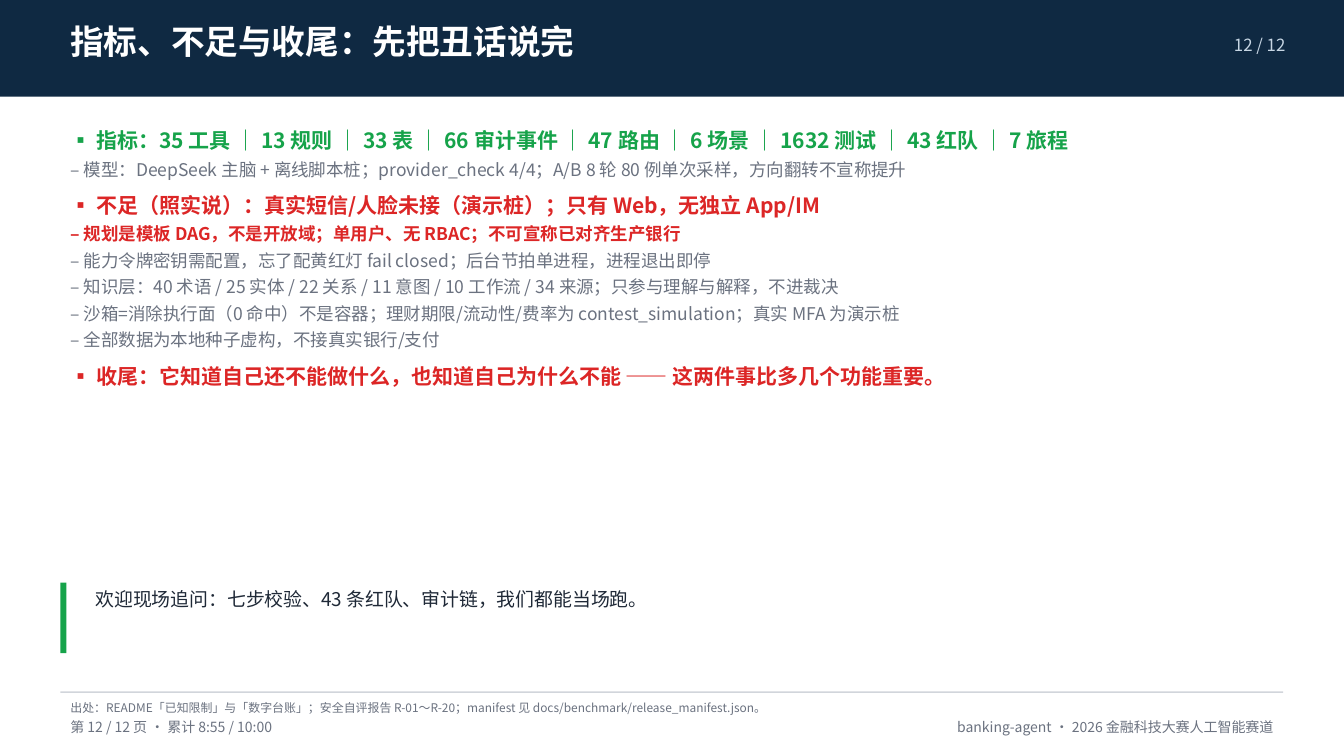
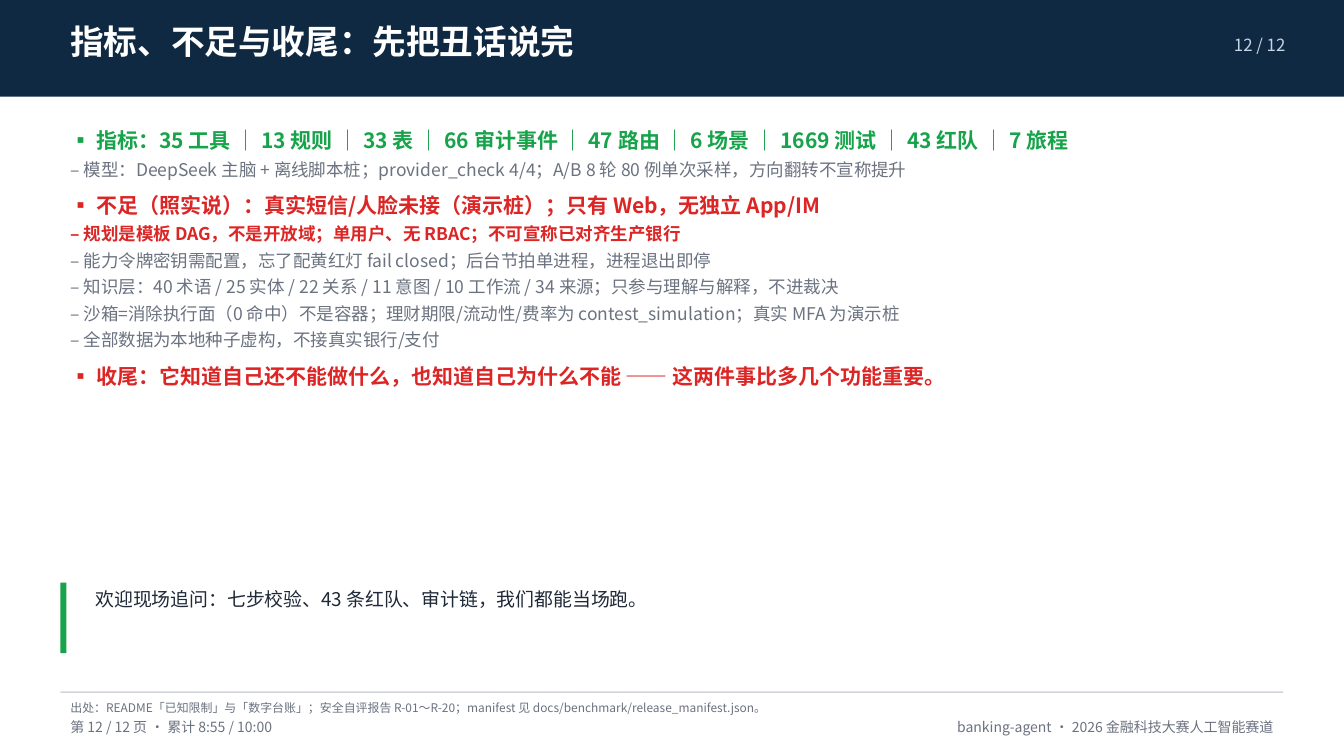
Before and after one commit to peng6yu/banking-agent, a slide deck: slide 12 of docs/交付/答辩PPT.pptx. Drawn at 1344x756 pixels with LibreOffice and Linux fonts; fonts in the diff are those of the drawing. Boxes give left, top, right and bottom in pixels: in the first picture for what was removed or moved away, otherwise in the second. Text is boxed around its words. In the diff, an @@ line names an element or a change of style, - is before the commit and + after.

Commit message:
refactor(W3): 写操作只有一条路径——用例层收口写端点，路由不再自己开事务
新增 app/use_cases/（base + 13 个用例模块）与 app/api/http.py：
一次写操作 = 一个事务 + 一个 Outcome，领域层仍只抛 BankError，
翻译只做一次，路由用 payload() 还原原始异常交 app/main.py 唯一映射点。

- routes/handoffs_api/memory_api 的写端点全部改为「解析 → 用例 → 编码 Outcome」
- 5 个编排端点（chat/confirm/recover_session/cancel/run_scheduled）豁免，理由写进
  tests/test_use_cases.py 的 ORCHESTRATION 表
- plans.run_due 与 handoffs.cancel/resume 刻意不包事务：下游会自己开连接/线程，
  外层事务会 database is locked
- 顺手修两个真缺陷：demo.rewind 未改名（NameError）、生日付款在事务内开线程池
- tests/test_imports.py 的允许依赖表改一格一行（1011 → 473 行）
- docs/00 铁律加第 11 条、docs/02 登记 use_cases 与 api/http.py、PROGRESS v2.9.0
- 验收：pytest 1669 passed / 4 skipped（19.73s）、红队 43/43、e2e 13/13、前端 66/66

```diff
--- a/docs/交付/答辩PPT.pptx
+++ b/docs/交付/答辩PPT.pptx
@@ text at bbox=[96, 128, 1069, 154]: text changed @@
-▪ 指标：35 工具 ｜ 13 规则 ｜ 33 表 ｜ 66 审计事件 ｜ 47 路由 ｜ 6 场景 ｜ 1632 测试 ｜ 43 红队 ｜ 7 旅程
+▪ 指标：35 工具 ｜ 13 规则 ｜ 33 表 ｜ 66 审计事件 ｜ 47 路由 ｜ 6 场景 ｜ 1669 测试 ｜ 43 红队 ｜ 7 旅程
```
Also in this commit, not shown: 2 other slides changed, 41 other files.
